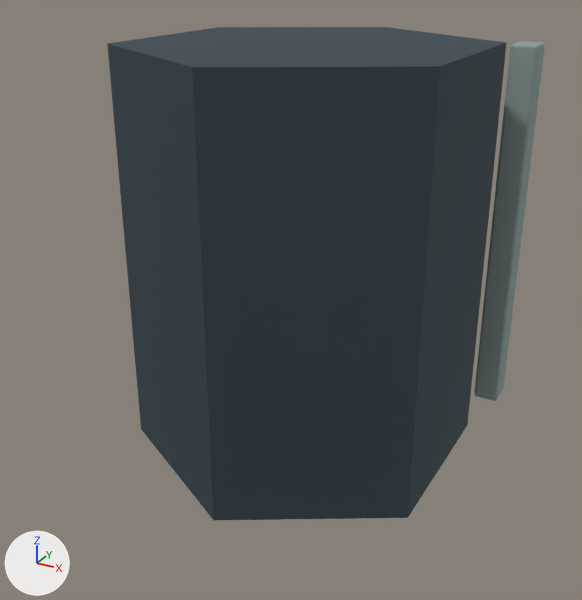
The Blender file tools/godot-campaign/structure-art/blend/receiver-shaft-1.blend, before and after one commit.
Camera for both pictures: a camera (50 mm lens) standing at (0.843, -1.609, 1.177) and looking at (-0.011, -0.056, 0.4). Lighting does not change. The marker at lower left points along +X, +Y and +Z. The first picture is the older version.

The first picture shows 'receiver_0', 'receiver_1'.
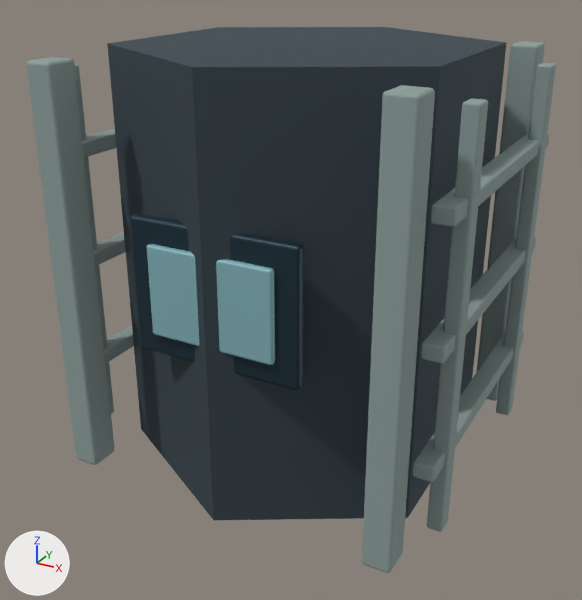
Boxes (x1, y1, x2, y2) around the edits, measured in the pictures (582 x 600 px):
```json
{"object": "receiver_1", "change": "reshaped", "before": [474, 41, 545, 401], "after": [26, 41, 556, 573]}
{"object": "receiver_2", "change": "reshaped", "after": [130, 213, 304, 390], "on screen": "not visible before"}
{"object": "receiver_4", "change": "reshaped", "after": [147, 244, 275, 365], "on screen": "not visible before"}
{"part": 1, "of": "me_cube", "change": "added", "after": [26, 57, 114, 465]}
{"part": 2, "of": "me_cube", "change": "added", "after": [362, 85, 435, 573]}
{"part": 3, "of": "me_cube", "change": "added", "after": [74, 64, 134, 414]}
{"part": 4, "of": "me_cube", "change": "added", "after": [412, 63, 556, 532]}
```

Scene script edits in JSON lines:
```json
{"block": "me_cube", "where": "# used by ob_receiver_1; location = (0.0, 0.0, 0.0); rotation_euler = (1.571, 0.0, 0.0), in degrees (90, 0, 0)"}
{"op": "remove", "block": "me_cube", "code": "me_cube.from_pydata(...)  # 112 vertices, 108 faces; spans x -0.412..0.412, y 0.03..0.97, z -0.417..-0.343"}
{"op": "add", "block": "me_cube", "code": "me_cube.from_pydata(...)  # 784 vertices, 756 faces; spans x -0.47..0.47, y 0.03..0.97, z -0.417..0.417"}
{"block": "me_cube", "change": "me_cube part 1: the loose piece of 56 vertices spanning x -0.412..-0.347, y 0.03..0.97, z -0.417..-0.343 is copied, and the copy is moved by (0.0, 0.0, 0.76); it spans x -0.412..-0.347, y 0.03..0.97, z 0.343..0.417"}
{"block": "me_cube", "change": "me_cube part 2: the loose piece of 56 vertices spanning x 0.347..0.412, y 0.03..0.97, z -0.417..-0.343 is copied, and the copy is moved by (0.0, 0.0, 0.76); it spans x 0.347..0.412, y 0.03..0.97, z 0.343..0.417"}
{"block": "me_cube", "change": "me_cube part 3: 280 vertices added at x -0.47..-0.417, y 0.06..0.94, z -0.345..0.345"}
{"block": "me_cube", "change": "me_cube part 4: 280 vertices added at x 0.417..0.47, y 0.06..0.94, z -0.345..0.345"}
{"block": "me_cube_002", "where": "# used by ob_receiver_2; location = (0.0, 0.0, 0.0); rotation_euler = (1.571, 0.0, 0.0), in degrees (90, 0, 0)"}
{"op": "remove", "block": "me_cube_002", "code": "me_cube_002.from_pydata(...)  # 56 vertices, 54 faces; spans x -0.195..0.195, y 0.38..0.68, z -0.402..-0.374"}
{"op": "add", "block": "me_cube_002", "code": "me_cube_002.from_pydata(...)  # 112 vertices, 108 faces; spans x -0.195..0.195, y 0.38..0.68, z -0.402..0.402"}
{"block": "me_cube_002", "change": "me_cube_002 part 5: the loose piece of 56 vertices spanning x -0.195..0.195, y 0.38..0.68, z -0.402..-0.374 is copied, and the copy is moved by (0.0, 0.0, 0.776); it spans x -0.195..0.195, y 0.38..0.68, z 0.374..0.402"}
{"block": "me_cube_003", "where": "# used by ob_receiver_4; location = (0.0, 0.0, 0.0); rotation_euler = (1.571, 0.0, 0.0), in degrees (90, 0, 0)"}
{"op": "remove", "block": "me_cube_003", "code": "me_cube_003.from_pydata(...)  # 56 vertices, 54 faces; spans x -0.145..0.145, y 0.43..0.63, z -0.416..-0.398"}
{"op": "add", "block": "me_cube_003", "code": "me_cube_003.from_pydata(...)  # 112 vertices, 108 faces; spans x -0.145..0.145, y 0.43..0.63, z -0.416..0.416"}
{"block": "me_cube_003", "change": "me_cube_003 part 6: the loose piece of 56 vertices spanning x -0.145..0.145, y 0.43..0.63, z -0.416..-0.398 is copied, and the copy is moved by (0.0, 0.0, 0.814); it spans x -0.145..0.145, y 0.43..0.63, z 0.398..0.416"}
```
